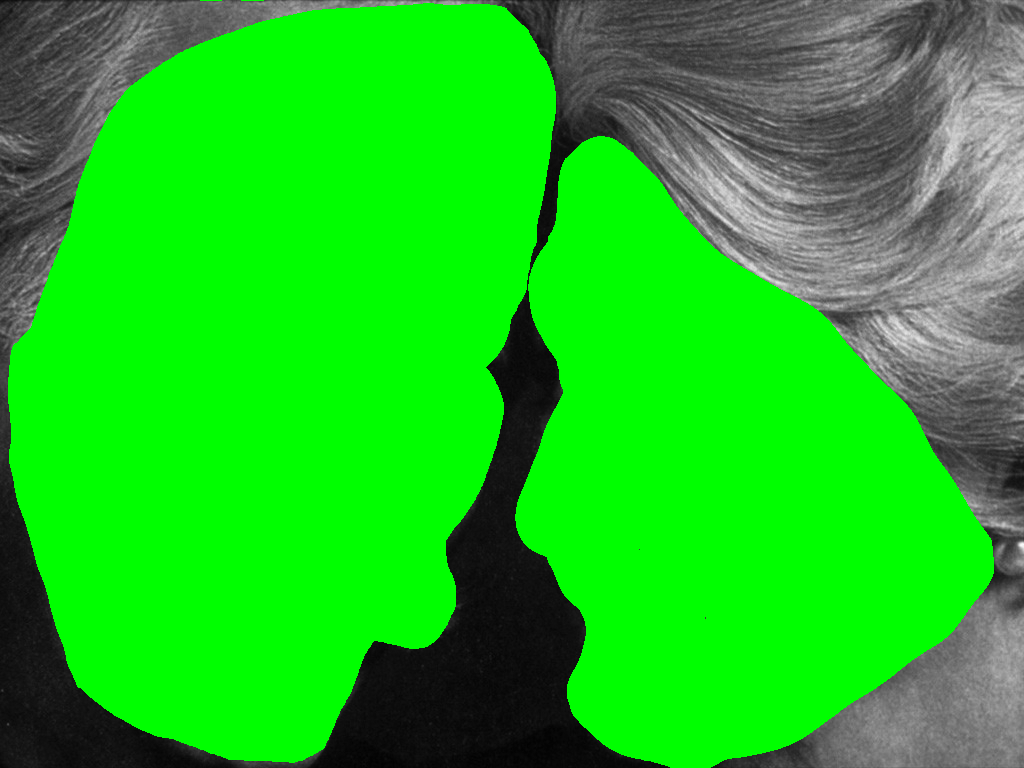
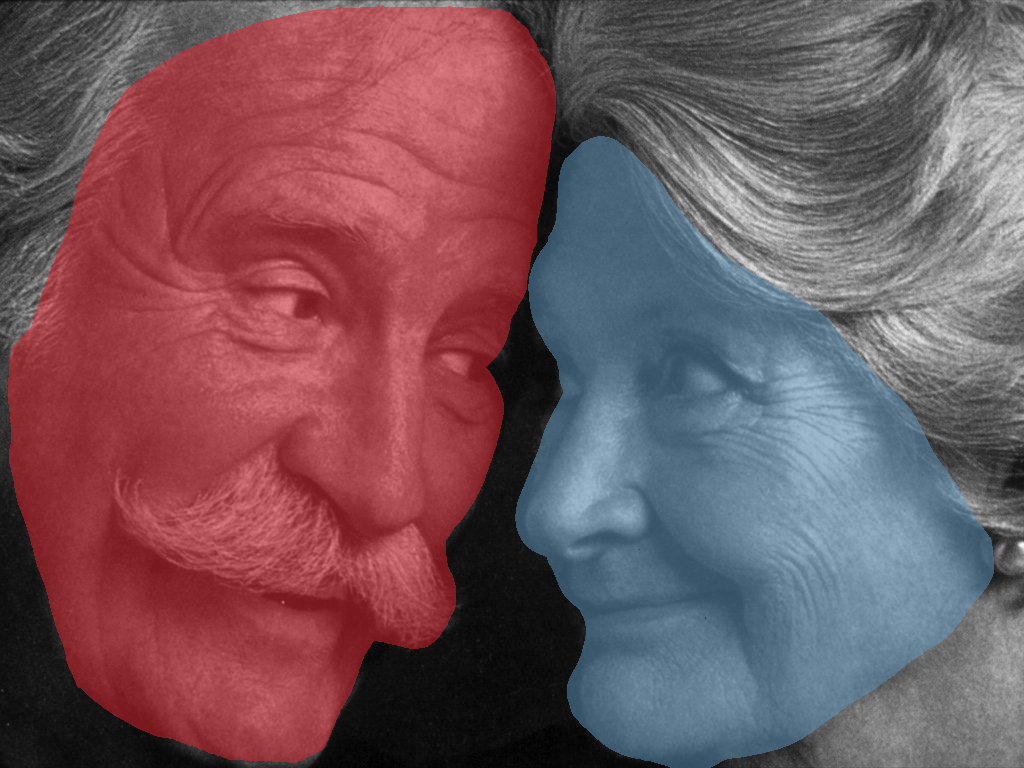
Two versions of the same layered image (1024px x 768px). Layer-by-layer changes:
"2": opacity 100% → 50%, painted on it over [515, 136, 994, 768]
"1": opacity 100% → 50%, painted on it over [8, 0, 556, 763]
